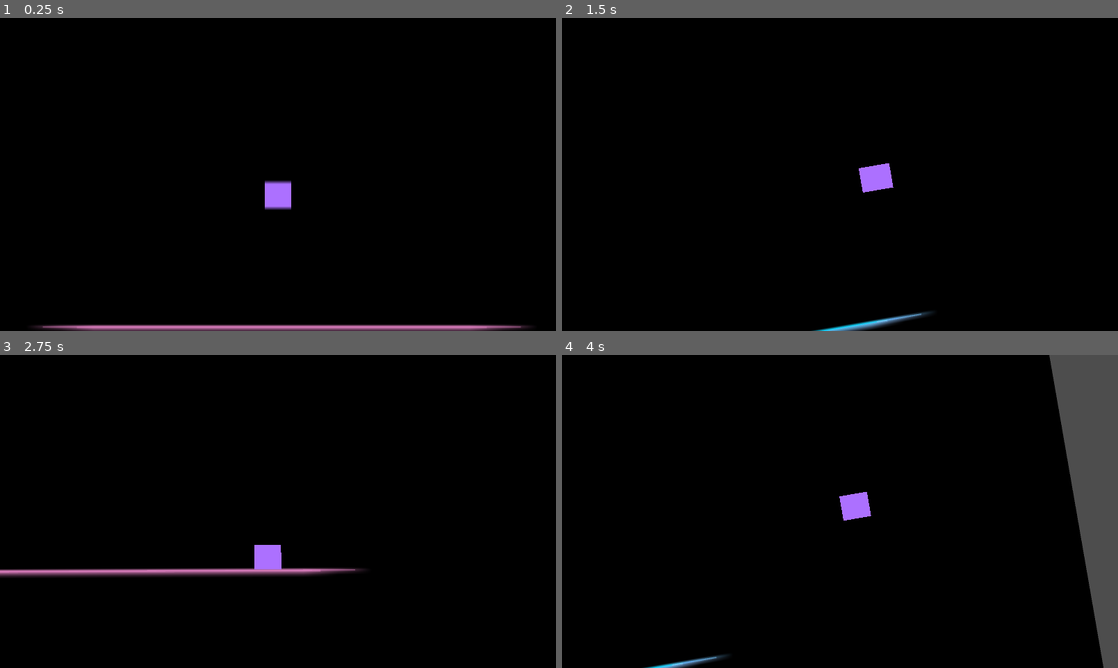
Above: before the commit, frames 1-4 (two rows, left to right).
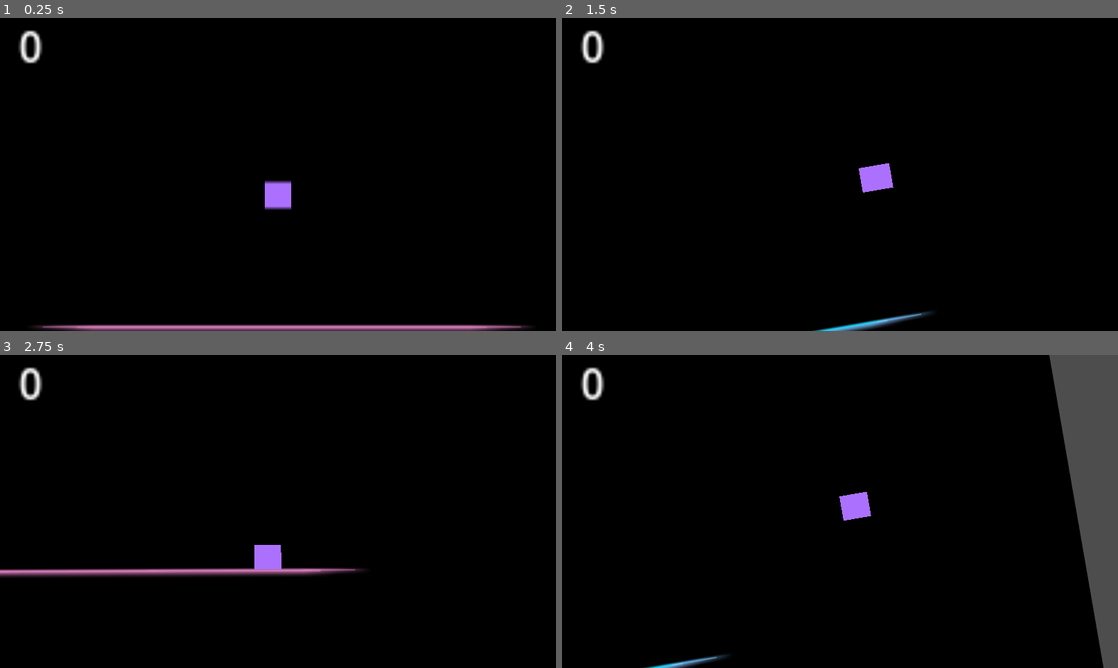
Above: after the commit, the same moments.

Repository: FireEntity1/beat-jumper
Game: Godot game, scene res://Scenes/main.tscn
Same seed, same stepped clock (60 frames per second), same inputs: the game is played once before the commit and once after it. This scene is started directly instead of the project's main scene.
Inputs:
- Up to frame 1 (0.25 s): no input
- Up to frame 2 (1.5 s): hold Right (ui_right) from 0.53 s (still down); tap Ctrl (dash) at 0.6, 1.35 s; tap Up (ui_up) at 0.77 s
- Up to frame 3 (2.75 s): tap Up (ui_up) at 1.52 s; release Right (ui_right) at 2.03 s; hold Left (ui_left) from 2.03 s (still down); tap Ctrl (dash) at 2.1 s
- Up to frame 4 (4 s): release Left (ui_left) at 2.78 s; hold Right (ui_right) from 2.78 s (still down); tap Ctrl (dash) at 2.85, 3.6 s; tap Up (ui_up) at 3.02, 3.77 s

The runs differ from the first frame. In frame 1, 0.3% of the frame differs, in the area x 3-8%, y 3-15%; in frame 2, 0.3%; in frame 3, 0.3%; in frame 4, 0.3%.
Error in both runs: Invalid access to property or key 'bpm' on a base object of type 'Dictionary'. (res://Scripts/events.gd:3)

Commit message:
hits ui display

Diff:
--- a/Scenes/main.tscn
+++ b/Scenes/main.tscn
@@ -1,8 +1,9 @@
-[gd_scene load_steps=4 format=3 uid="uid://cxcc3ulv26so3"]
+[gd_scene load_steps=5 format=3 uid="uid://cxcc3ulv26so3"]
 
 [ext_resource type="PackedScene" uid="uid://y2a8gdq5kb1w" path="res://Scenes/centerplatform.tscn" id="1_7cerc"]
 [ext_resource type="Script" path="res://Scripts/events.gd" id="1_jdvwc"]
 [ext_resource type="PackedScene" uid="uid://dmvxj0pb544fp" path="res://Scenes/player.tscn" id="2_0seis"]
+[ext_resource type="PackedScene" uid="uid://4n43wji62ppx" path="res://Scenes/ui.tscn" id="4_hbupg"]
 
 [node name="root" type="Node2D"]
 script = ExtResource("1_jdvwc")
@@ -27,4 +28,18 @@
 max_distance = 100000.0
 attenuation = 9.25115e-05
 
+[node name="CanvasLayer" type="CanvasLayer" parent="."]
+
+[node name="Ui" parent="CanvasLayer" instance=ExtResource("4_hbupg")]
+anchors_preset = -1
+anchor_left = 0.441146
+anchor_top = 0.392593
+anchor_right = 1.15208
+anchor_bottom = 1.10741
+offset_left = -821.0
+offset_top = -421.0
+offset_right = -347.0
+offset_bottom = -162.0
+metadata/_edit_use_anchors_ = true
+
 [connection signal="timeout" from="bpm" to="." method="_on_bpm_timeout"]
--- a/Scenes/ui.tscn
+++ b/Scenes/ui.tscn
@@ -13,5 +13,9 @@
 
 [node name="Label" type="Label" parent="."]
 layout_mode = 0
-offset_right = 40.0
-offset_bottom = 23.0
+offset_left = 39.0
+offset_top = -12.0
+offset_right = 79.0
+offset_bottom = 11.0
+scale = Vector2(8.83834, 9.05994)
+text = "0"
--- a/Scripts/laser.gd
+++ b/Scripts/laser.gd
@@ -2,17 +2,23 @@
 var running = true
 var active = false
 var bpm = Global.get_song_data().bpm
+var hit = false
 
 func _ready():
 	self.modulate.a = 0
 	$fireTimer.wait_time = 1/(bpm/60)*2
 	$fireTimer.start()
 	$area.connect("body_entered", Callable(self, "_player_entered"))
+	$area.connect("body_exited", Callable(self, "_player_exited"))
 
 
 func _process(delta):
 	if running:
 			self.modulate.a += delta
+
+	if active and hit:
+		Global.hit()
+		hit = false
 
 	if active:
 		if $area/Laser.scale.x < 10:
@@ -31,4 +37,8 @@
 
 func _player_entered(body):
 	if body is CharacterBody2D:
-		print("hit!")
+		hit = true
+
+func _player_exited(body):
+	if body is CharacterBody2D:
+		hit = false
--- a/Scripts/ui.gd
+++ b/Scripts/ui.gd
@@ -8,4 +8,4 @@
 
 # Called every frame. 'delta' is the elapsed time since the previous frame.
 func _process(delta):
-	$Label.text
+	$Label.text = str(Global.getHits())
